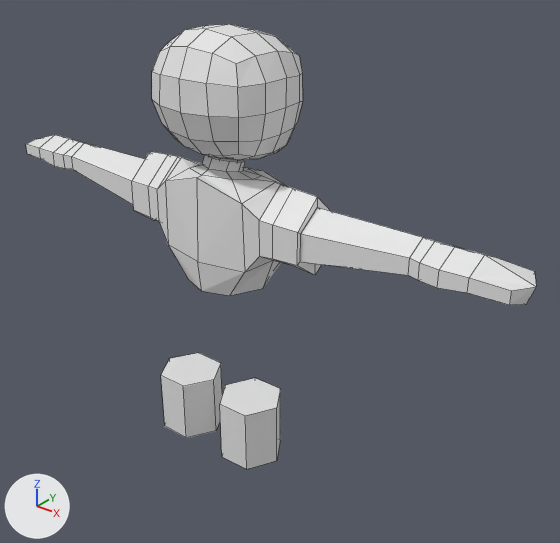
Renders of the Blender file Characters/BeginnerCharacter.blend from each side of a commit.
Rendered twice from a 50 mm camera at (4.8, -5.19, 6.89) aimed at (0.33, 0.4, 3.42). Lighting does not change. The marker at lower left points along +X, +Y and +Z. Mesh edges are drawn as thin lines.

Script lines for the objects in view, before the commit:
```python
me_cube_001 = bpy.data.meshes.new('Cube.001')
me_cube_001.from_pydata(...)  # 60 vertices, 52 faces; spans x -0.77..0.0, y -0.82..0.73, z -0.69..0.83
me_cylinder = bpy.data.meshes.new('Cylinder')
me_cylinder.from_pydata(...)  # 106 vertices, 98 faces; spans x -3.08..0.0, y -0.44..0.56, z 0.08..1.37
me_cylinder_002 = bpy.data.meshes.new('Cylinder.002')
me_cylinder_002.from_pydata(...)  # a 6-sided cylinder along z spanning x -0.753..-0.081, y -0.496..0.093, z 1.578..2.25
ob_cylinder = bpy.data.objects.new('Cylinder', me_cylinder_002)
ob_cylinder.location = (0.0, 0.0, 0.0)
ob_cylinder.rotation_euler = (0.0, 0.0, 0.0181)  # degrees (0, 0, 1)
_m = ob_cylinder.modifiers.new('Mirror', 'MIRROR')
ob_head = bpy.data.objects.new('Head', me_cube_001)
ob_head.location = (0.0, 0.14, 5.16)
ob_head.scale = (0.842, 0.842, 0.842)
_m = ob_head.modifiers.new('Mirror', 'MIRROR')
_m.use_clip = True
ob_torso = bpy.data.objects.new('Torso', me_cylinder)
ob_torso.location = (0.0, 0.0, 3.33)
_m = ob_torso.modifiers.new('Mirror', 'MIRROR')
_m.use_clip = True
```
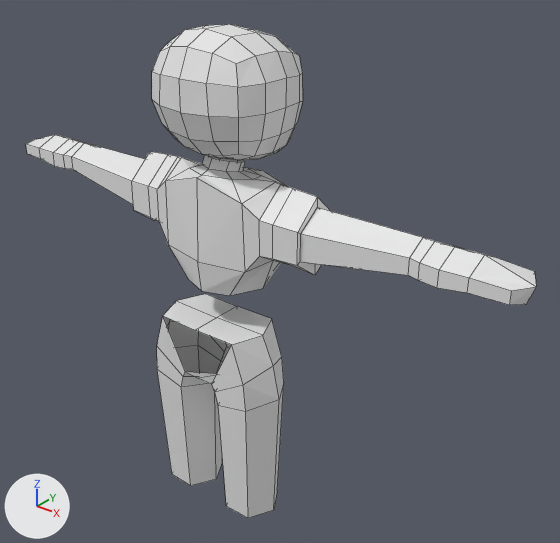
The edits, one by one:
me_cylinder_002 is used by ob_cylinder; location (0.0, 0.0, 0.0); rotation (0.0, 0.0, 0.0181), in degrees (0, 0, 1).
me_cylinder_002 had 12 vertices, 8 faces and spanned x -0.753..-0.081, y -0.496..0.093, z 1.578..2.25.
me_cylinder_002 now has 36 vertices, 29 faces and spans x -0.788..0.0, y -0.525..0.118, z 0.886..3.031.
me_cylinder_002 part 1: the whole mesh is rebuilt.

Location of each change, (x1, y1, x2, y2) in pixels of the pictures (560 x 543 px):
'Cylinder', reshaped (7% wider, 92% taller): before (161, 353, 280, 469); after (157, 294, 284, 518)
